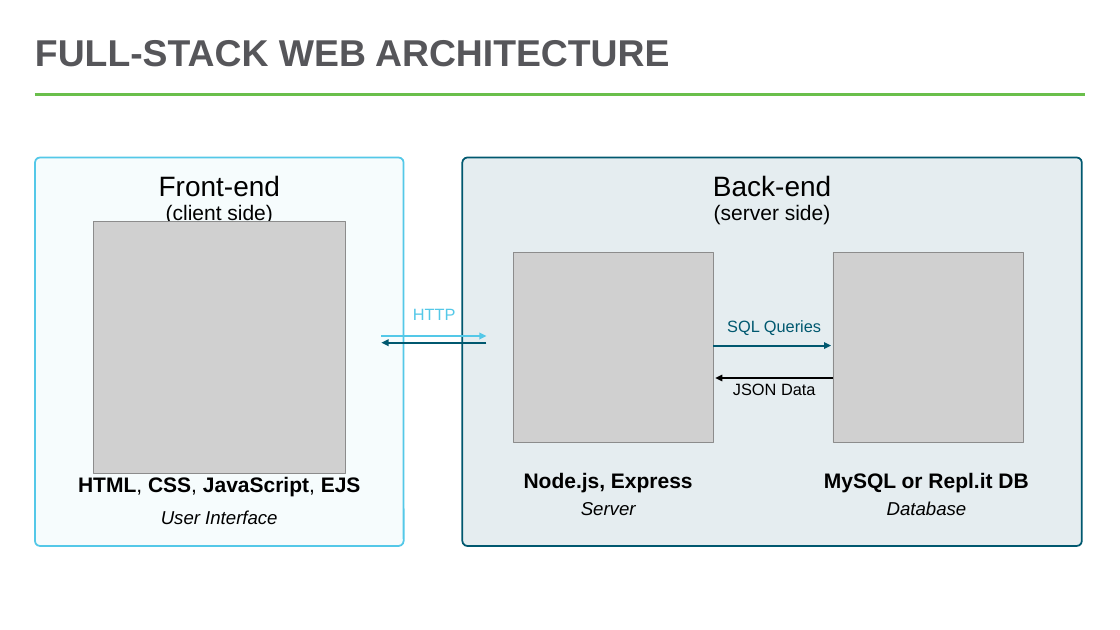
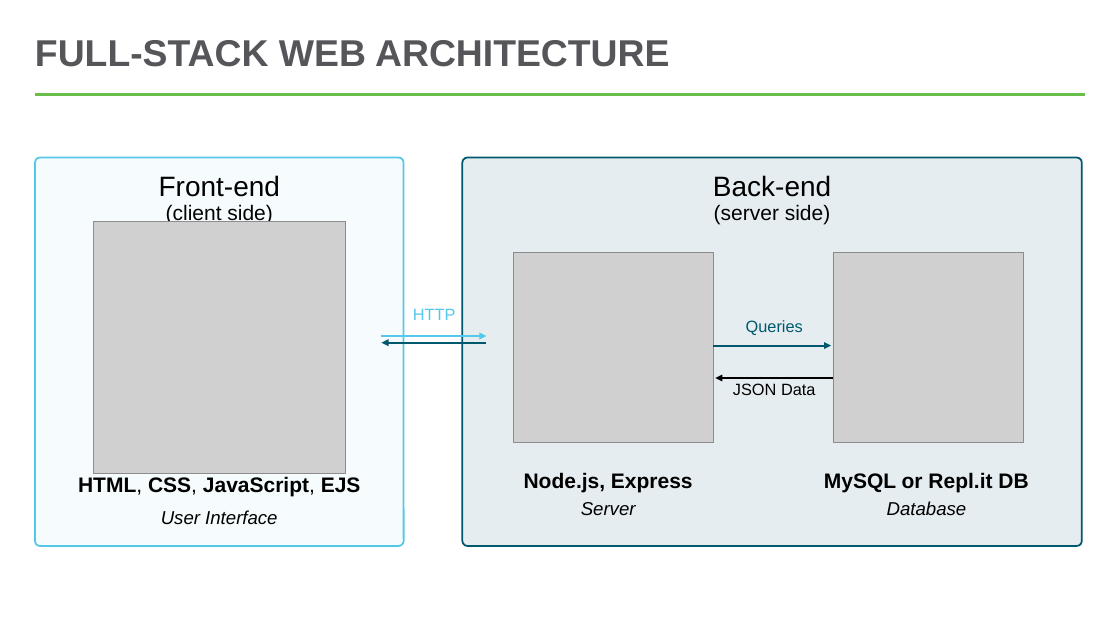
Before and after one commit to hytechclub/web-201, a slide deck: slide 14 of FullStackOverview/FullStackOverview.pptx. Drawn at 1120x630 pixels with LibreOffice and Linux fonts; fonts in the diff are those of the drawing; grey boxes stand for pictures. Boxes give left, top, right and bottom in pixels: in the first picture for what was removed or moved away, otherwise in the second. Text is boxed around its words. In the diff, an @@ line names an element or a change of style, - is before the commit and + after.

```diff
--- a/FullStackOverview/FullStackOverview.pptx
+++ b/FullStackOverview/FullStackOverview.pptx
@@ text at <box>746,320,803,335</box>: text changed @@
-SQL Queries
+Queries
```
Also in this commit, not shown: 1 other slide changed, 7 other files.
